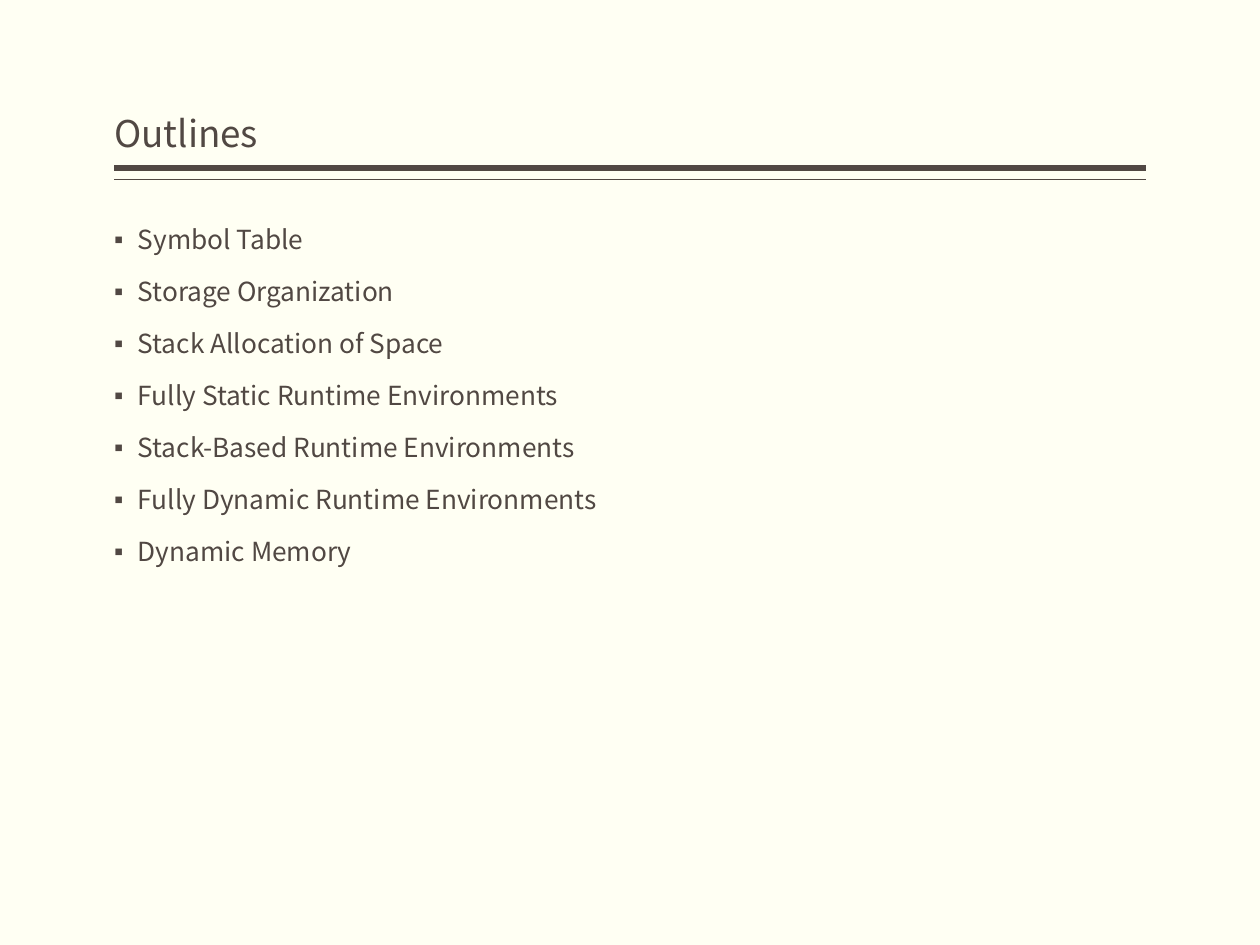
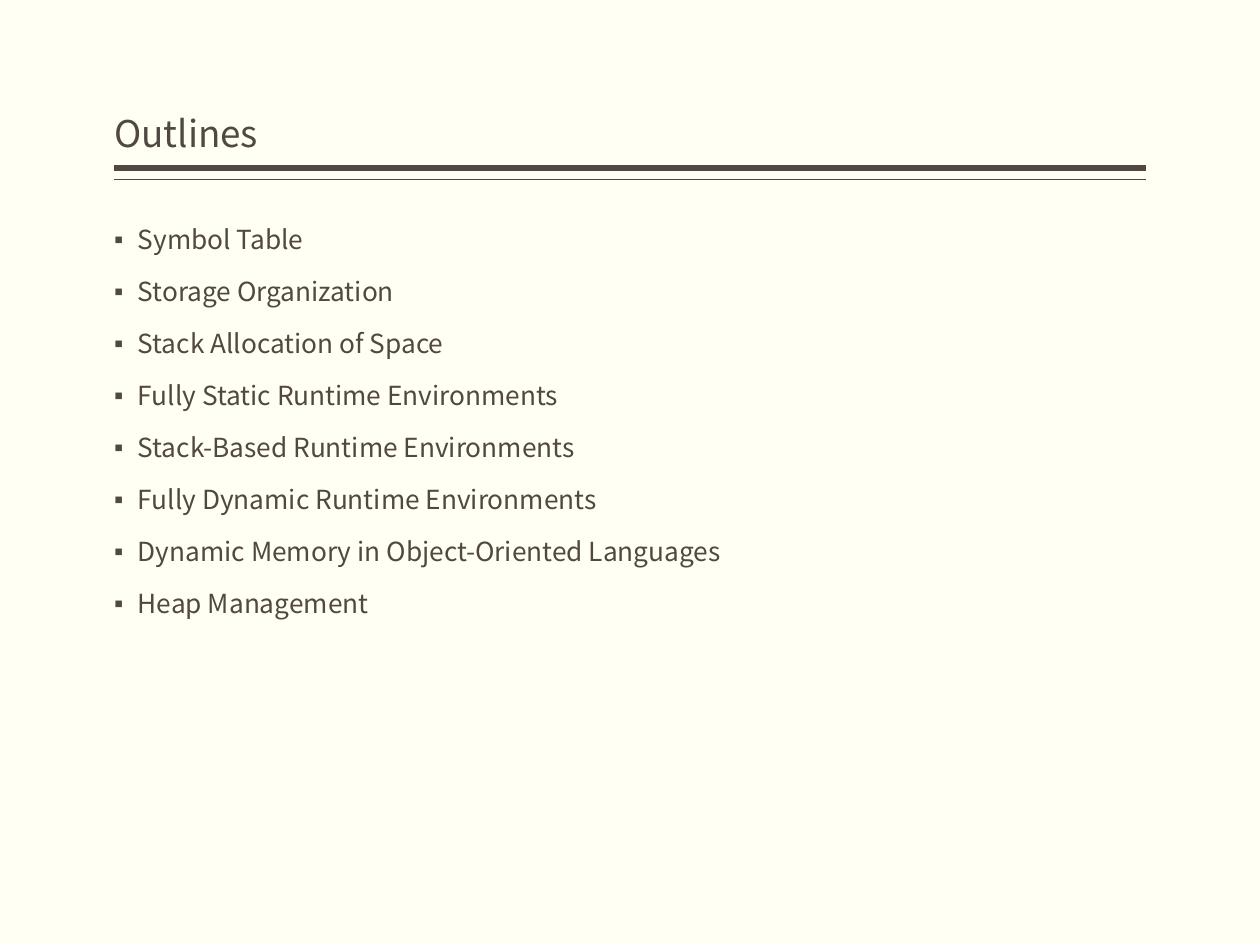
Before and after one commit to jz81/jz81.github.io, a slide deck: slide 3 of course/compiler/lecture/(Spring2020)Lecture8.pptx. Drawn at 1260x945 pixels with LibreOffice and Linux fonts; fonts in the diff are those of the drawing. Boxes give left, top, right and bottom in pixels: in the first picture for what was removed or moved away, otherwise in the second. Text is boxed around its words. In the diff, an @@ line names an element or a change of style, - is before the commit and + after.

```diff
--- a/course/compiler/lecture/(Spring2020)Lecture8.pptx
+++ b/course/compiler/lecture/(Spring2020)Lecture8.pptx
@@ text at (138,540,721,620): text changed @@
-▪ Dynamic Memory
+▪ Dynamic Memory in Object-Oriented Languages
+▪ Heap Management
```
Also in this commit, not shown: 3 other slides changed, 19 slides added.
